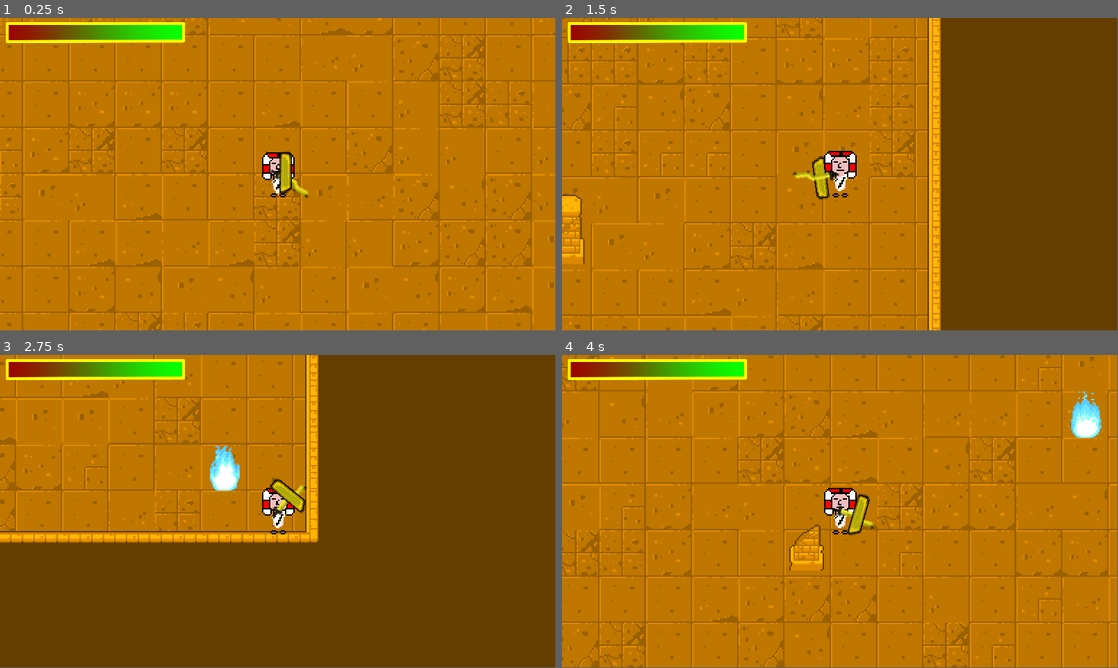
Above: before the commit, frames 1-4 (two rows, left to right).
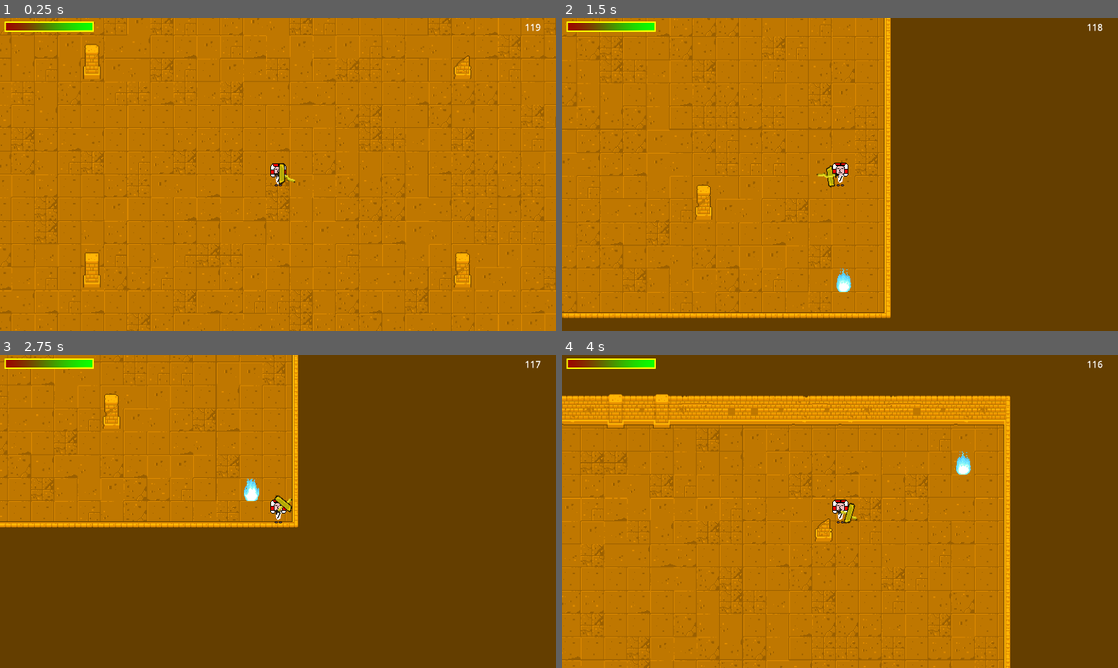
Above: after the commit, the same moments.

Repository: zstenger93/GitHub_Game_Off_2023
Game: Godot game, scene res://Scenes/first_level.tscn
Same seed, same stepped clock (60 frames per second), same inputs: the game is played once before the commit and once after it.
Inputs (mouse positions are in pixels of both pictures, inside the frame that each line leads up to):
- Up to frame 1 (0.25 s): no input
- Up to frame 2 (1.5 s): move the mouse to (962, 158) at 0.52 s; press the mouse at (962, 158) at 0.53 s; hold Right (move_right) 0.53-1.28 s; move the mouse to (728, 190) at 1.27 s; release the mouse at (728, 190) at 1.28 s; hold S (move_down) from 1.28 s (still down); right-click (728, 190) at 1.35 s
- Up to frame 3 (2.75 s): move the mouse to (333, 442) at 2.02 s; release S (move_down) at 2.03 s; press the mouse at (333, 442) at 2.03 s; hold Right (move_right) from 2.03 s (still down)
- Up to frame 4 (4 s): move the mouse to (812, 574) at 2.77 s; release Right (move_right) at 2.78 s; release the mouse at (812, 574) at 2.78 s; hold Up (move_up) 2.78-3.53 s; right-click (812, 574) at 2.85 s; move the mouse to (1006, 558) at 3.52 s; press the mouse at (1006, 558) at 3.53 s; hold A (move_left) from 3.53 s (still down)
In our replay, the window is 799x449 before the commit and 800x450 after it. These sizes can differ from the game's own. Grey fills any space a smaller window leaves; there, only what the larger window draws over its background counts as a difference.

The runs differ from the first frame. In frame 1, 23% of the frame differs, in the area x 0-100%, y 0-100%; in frame 2, 27%; in frame 3, 14%; in frame 4, 52%.

Commit message:
Setup stretching, added map timer (TODO: level changing), added dynamic spawner times

Diff:
--- a/Scales_Of_Anubis/Prefabs/player.tscn
+++ b/Scales_Of_Anubis/Prefabs/player.tscn
@@ -169,6 +169,9 @@
 [sub_resource type="RectangleShape2D" id="RectangleShape2D_7v1nc"]
 size = Vector2(21, 28)
 
+[sub_resource type="LabelSettings" id="LabelSettings_jw3a5"]
+font_size = 32
+
 [sub_resource type="RectangleShape2D" id="RectangleShape2D_g0462"]
 size = Vector2(26, 8.3311)
 
@@ -187,7 +190,7 @@
 shape = SubResource("RectangleShape2D_7v1nc")
 
 [node name="Camera" type="Camera2D" parent="."]
-zoom = Vector2(5, 5)
+zoom = Vector2(2.5, 2.5)
 
 [node name="Canvas" type="CanvasLayer" parent="Camera"]
 
@@ -196,10 +199,21 @@
 offset_top = 10.0
 offset_right = 1290.0
 offset_bottom = 170.0
-scale = Vector2(0.5, 0.5)
+scale = Vector2(0.25, 0.25)
 texture_over = ExtResource("9_nnko8")
 texture_progress = ExtResource("10_sxu6c")
 script = ExtResource("8_stjkb")
+
+[node name="MapTimerLabel" type="Label" parent="Camera/Canvas"]
+anchors_preset = 1
+anchor_left = 1.0
+anchor_right = 1.0
+offset_left = -160.0
+offset_bottom = 64.0
+text = "Test"
+label_settings = SubResource("LabelSettings_jw3a5")
+horizontal_alignment = 1
+vertical_alignment = 1
 
 [node name="khopesh" type="Sprite2D" parent="."]
 position = Vector2(1, 4)
@@ -221,6 +235,9 @@
 position = Vector2(8.5, -0.5)
 shape = SubResource("RectangleShape2D_qjgm0")
 
+[node name="MapTimer" type="Timer" parent="."]
+one_shot = true
+
 [connection signal="body_entered" from="khopesh/swordCol" to="." method="_on_Sword_enemy_body_entered"]
 [connection signal="area_exited" from="shield/shieldCol" to="." method="_on_Shield_col_area_exited"]
 [connection signal="body_entered" from="shield/shieldCol" to="." method="_on_Shield_enemy_body_entered"]
--- a/Scales_Of_Anubis/Prefabs/spawner.tscn
+++ b/Scales_Of_Anubis/Prefabs/spawner.tscn
@@ -45,6 +45,5 @@
 
 [node name="Timer" type="Timer" parent="."]
 wait_time = 5.0
-autostart = true
 
 [connection signal="timeout" from="Timer" to="." method="_on_timer_timeout"]
--- a/Scales_Of_Anubis/Scenes/third_level.tscn
+++ b/Scales_Of_Anubis/Scenes/third_level.tscn
@@ -1,8 +1,35 @@
-[gd_scene load_steps=4 format=3 uid="uid://dwlmfu8h72b2d"]
+[gd_scene load_steps=11 format=3 uid="uid://dwlmfu8h72b2d"]
 
 [ext_resource type="Script" path="res://Scripts/GameController.gd" id="1_7gq1a"]
 [ext_resource type="TileSet" uid="uid://bv5k37whdaato" path="res://Scenes/map_tile_set.tres" id="2_miyti"]
 [ext_resource type="PackedScene" uid="uid://nbces0nfq65q" path="res://Prefabs/player.tscn" id="3_bcrwo"]
+[ext_resource type="PackedScene" uid="uid://cpxdwd2kiqmpx" path="res://Prefabs/spawner.tscn" id="4_c0aa0"]
+[ext_resource type="PackedScene" uid="uid://c1cawir0qu8tp" path="res://Prefabs/enemy_base.tscn" id="5_t4mhh"]
+
+[sub_resource type="NavigationPolygon" id="NavigationPolygon_ob7kt"]
+vertices = PackedVector2Array(-704, -448, -480, -448, -480, -384, -640, -384, -704, 696, -640, 640, 416, 696, 352, 640, 416, 464, 352, 464)
+polygons = Array[PackedInt32Array]([PackedInt32Array(0, 1, 2, 3), PackedInt32Array(4, 0, 3, 5), PackedInt32Array(6, 4, 5, 7), PackedInt32Array(8, 6, 7, 9)])
+outlines = Array[PackedVector2Array]([PackedVector2Array(-480, -448, -480, -384, -640, -384, -640, 640, 352, 640, 352, 464, 416, 464, 416, 696, -704, 696, -704, -448)])
+
+[sub_resource type="NavigationPolygon" id="NavigationPolygon_f73ia"]
+vertices = PackedVector2Array(736, 440, 440, 440, 440, 392, 672, 392, 736, -704, 672, -648, -448, -704, -376, -648, -448, -464, -376, -464)
+polygons = Array[PackedInt32Array]([PackedInt32Array(0, 1, 2, 3), PackedInt32Array(4, 0, 3, 5), PackedInt32Array(6, 4, 5, 7), PackedInt32Array(8, 6, 7, 9)])
+outlines = Array[PackedVector2Array]([PackedVector2Array(-448, -464, -376, -464, -376, -648, 672, -648, 672, 392, 440, 392, 440, 440, 736, 440, 736, -704, -448, -704)])
+
+[sub_resource type="NavigationPolygon" id="NavigationPolygon_fr0ev"]
+vertices = PackedVector2Array(344, 384, 416, 464, 352, 464, 344, 448, -40, 448, 40, 384, -40, 192, 40, 152, -160, -32, -200, 192, -200, 24, -376, -32, -456, 24, -376, -392, -456, -384, -448, -448, -480, -448, -480, -384)
+polygons = Array[PackedInt32Array]([PackedInt32Array(0, 1, 2, 3), PackedInt32Array(0, 3, 4, 5), PackedInt32Array(5, 4, 6, 7), PackedInt32Array(8, 7, 6, 9, 10), PackedInt32Array(11, 8, 10, 12), PackedInt32Array(13, 11, 12, 14, 15), PackedInt32Array(16, 15, 14, 17)])
+outlines = Array[PackedVector2Array]([PackedVector2Array(416, 464, 344, 384, 40, 384, 40, 152, -160, -32, -376, -32, -376, -392, -448, -448, -480, -448, -480, -384, -456, -384, -456, 24, -200, 24, -200, 192, -40, 192, -40, 448, 344, 448, 352, 464)])
+
+[sub_resource type="NavigationPolygon" id="NavigationPolygon_f71y3"]
+vertices = PackedVector2Array(440, 392, 440, 440, 416, 464, 344, 384, 416, 376, 344, 24, 416, -32, 192, -32, 192, 24, -40, -184, 32, -184, -448, -448, -448, -464, -376, -464, -376, -448, -376, -392, -40, -392, 32, -448, 192, -184)
+polygons = Array[PackedInt32Array]([PackedInt32Array(0, 1, 2, 3, 4), PackedInt32Array(4, 3, 5, 6), PackedInt32Array(7, 6, 5, 8), PackedInt32Array(7, 8, 9, 10), PackedInt32Array(11, 12, 13, 14), PackedInt32Array(15, 11, 14, 16), PackedInt32Array(16, 14, 17), PackedInt32Array(16, 17, 10, 9), PackedInt32Array(7, 10, 18)])
+outlines = Array[PackedVector2Array]([PackedVector2Array(-376, -392, -448, -448, -448, -464, -376, -464, -376, -448, 32, -448, 32, -184, 192, -184, 192, -32, 416, -32, 416, 376, 440, 392, 440, 440, 416, 464, 344, 384, 344, 24, 192, 24, -40, -184, -40, -392)])
+
+[sub_resource type="NavigationPolygon" id="NavigationPolygon_5xhr4"]
+vertices = PackedVector2Array(-40, -184, 192, 24, 168, 24, -40, -160, 40, 152, -160, -32, -160, -160, 168, 160, 40, 160)
+polygons = Array[PackedInt32Array]([PackedInt32Array(0, 1, 2, 3), PackedInt32Array(4, 5, 6, 3, 2, 7), PackedInt32Array(4, 7, 8)])
+outlines = Array[PackedVector2Array]([PackedVector2Array(-160, -32, -160, -160, -40, -160, -40, -184, 192, 24, 168, 24, 168, 160, 40, 160, 40, 152)])
 
 [node name="MainScene" type="Node2D"]
 script = ExtResource("1_7gq1a")
@@ -21,3 +48,50 @@
 layer_1/tile_data = PackedInt32Array(-524285, 65536, 2, -458749, 65536, 3, -524284, 65536, 2, -458748, 65536, 3, -52428 …(13931 unchanged characters)…
 
 [node name="Player" parent="." instance=ExtResource("3_bcrwo")]
+
+[node name="NavRegions" type="Node" parent="."]
+
+[node name="BottomLeft" type="NavigationRegion2D" parent="NavRegions"]
+navigation_polygon = SubResource("NavigationPolygon_ob7kt")
+
+[node name="TopRight" type="NavigationRegion2D" parent="NavRegions"]
+navigation_polygon = SubResource("NavigationPolygon_f73ia")
+
+[node name="BotLeftMid" type="NavigationRegion2D" parent="NavRegions"]
+navigation_polygon = SubResource("NavigationPolygon_fr0ev")
+
+[node name="TopRightMid" type="NavigationRegion2D" parent="NavRegions"]
+navigation_polygon = SubResource("NavigationPolygon_f71y3")
+
+[node name="Mid" type="NavigationRegion2D" parent="NavRegions"]
+navigation_polygon = SubResource("NavigationPolygon_5xhr4")
+
+[node name="Spawners" type="Node" parent="."]
+
+[node name="Spawner" parent="Spawners" instance=ExtResource("4_c0aa0")]
+position = Vector2(-176, 166)
+enemy = ExtResource("5_t4mhh")
+spawnTime = 2.5
+
+[node name="Spawner2" parent="Spawners" instance=ExtResource("4_c0aa0")]
+position = Vector2(160, -163)
+enemy = ExtResource("5_t4mhh")
+spawnTime = 2.5
+
+[node name="Spawner3" parent="Spawners" instance=ExtResource("4_c0aa0")]
+position = Vector2(704, -672)
+enemy = ExtResource("5_t4mhh")
+spawnTime = 2.5
+
+[node name="Spawner4" parent="Spawners" instance=ExtResource("4_c0aa0")]
+position = Vector2(-672, 672)
+enemy = ExtResource("5_t4mhh")
+spawnTime = 2.5
+
+[node name="Spawner5" parent="Spawners" instance=ExtResource("4_c0aa0")]
+position = Vector2(384, 416)
+enemy = ExtResource("5_t4mhh")
+
+[node name="Spawner6" parent="Spawners" instance=ExtResource("4_c0aa0")]
+position = Vector2(-416, -416)
+enemy = ExtResource("5_t4mhh")
--- a/Scales_Of_Anubis/Scripts/GameController.gd
+++ b/Scales_Of_Anubis/Scripts/GameController.gd
@@ -1,3 +1,14 @@
 extends Node2D
 
+@onready var LevelTimer : Timer = get_node("/root/MainScene/Player/MapTimer")
+@onready var LevelTimeLabel : Label = get_node("/root/MainScene/Player/Camera/Canvas/MapTimerLabel")
 @export var EnemyCount : int = 0
+@export var LevelTime : float = 120
+
+func _ready():
+	LevelTimer.start(LevelTime)
+
+func _process(delta):
+	LevelTimeLabel.text = str(int(LevelTimer.time_left))
+	if LevelTimer.is_stopped():
+		get_tree().reload_current_scene() #TODO: Implement level changing
--- a/Scales_Of_Anubis/Scripts/Spawner.gd
+++ b/Scales_Of_Anubis/Scripts/Spawner.gd
@@ -1,8 +1,10 @@
 extends AnimatedSprite2D
 
 @export var enemy = load("res://Prefabs/enemy_base.tscn")
+@export var spawnTime : float = 5.0
 @onready var gameController = get_node("/root/MainScene")
 @onready var sprite : AnimatedSprite2D = get_node(".")
+@onready var spawnTimer : Timer = get_node("Timer")
 var i : int = 0
 
 func _on_timer_timeout():
@@ -13,3 +15,4 @@
 
 func _ready():
 	sprite.play("default")
+	spawnTimer.start(spawnTime)
--- a/Scales_Of_Anubis/project.godot
+++ b/Scales_Of_Anubis/project.godot
@@ -21,6 +21,7 @@
 window/size/mode=3
 window/size/resizable=false
 window/size/borderless=true
+window/stretch/mode="viewport"
 window/vsync/vsync_mode=0
 
 [input]
Not shown: 1 places in Scales_Of_Anubis/Prefabs/player.tscn that only renumber resources
Not shown, changed: Scales_Of_Anubis/Sprites/Player/.DS_Store
